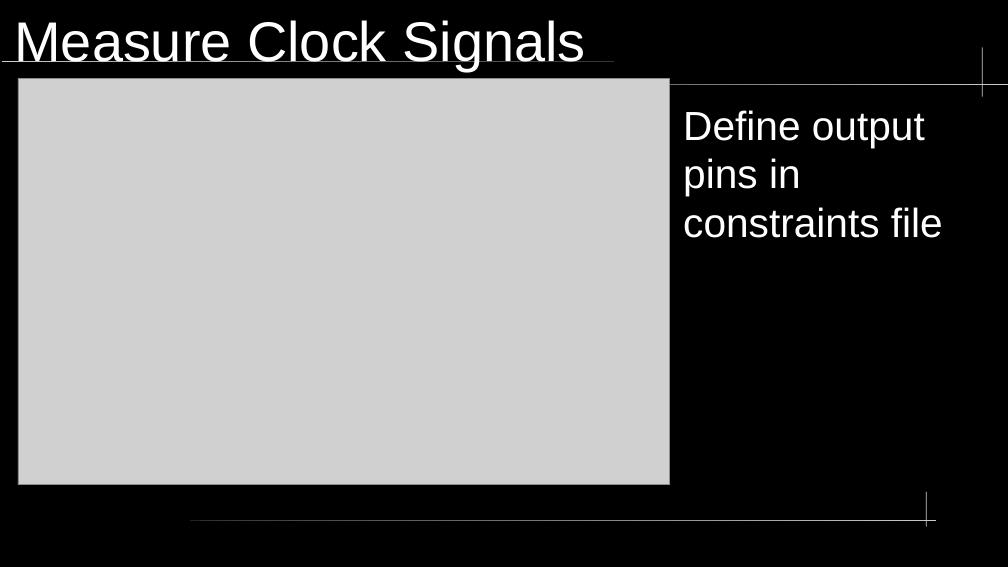
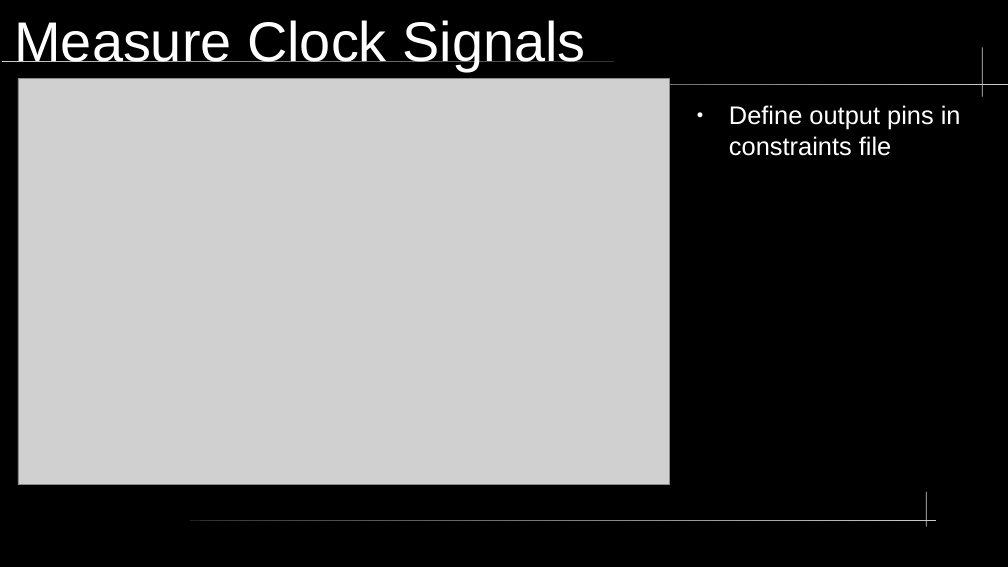
Before and after one commit to neiderm/retro_comp_fpga, a slide deck: slide 5 of docs/soc_t80_vga_clk.odp (slide 6 before the commit). Drawn at 1008x567 pixels with LibreOffice and Linux fonts; fonts in the diff are those of the drawing; grey boxes stand for pictures; background and template pictures are left out. Boxes give left, top, right and bottom in pixels: in the first picture for what was removed or moved away, otherwise in the second. Text is boxed around its words. In the diff, an @@ line names an element or a change of style, - is before the commit and + after.

```diff
--- a/docs/soc_t80_vga_clk.odp
+++ b/docs/soc_t80_vga_clk.odp
@@ text "Define output pins in constraints ...": place and size @@
-text "Define output pins in constraints ..." at bbox=[683, 110, 943, 238]
+text "Define output pins in constraints ..." at bbox=[729, 105, 961, 156]
@@ text "Define output pins in constraints ..." at bbox=[729, 105, 961, 156]: size 32 to 20 pt @@
```
Also in this commit, not shown: 5 other slides changed, 3 slides added, 2 slides removed, 5 other files.
